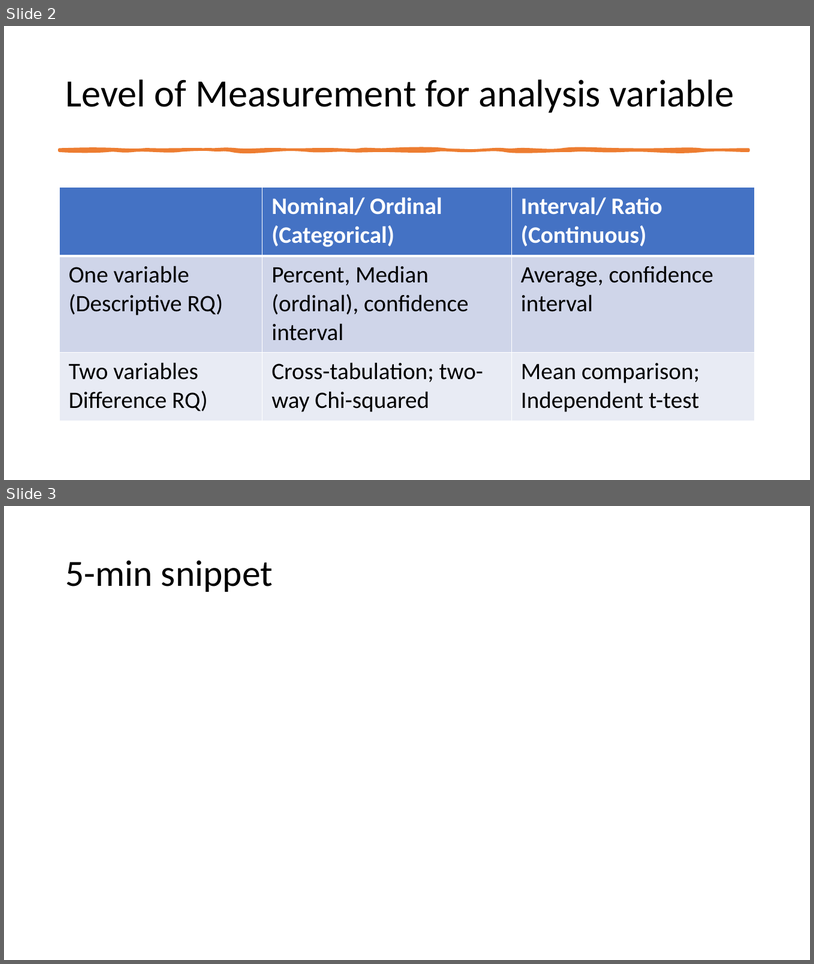
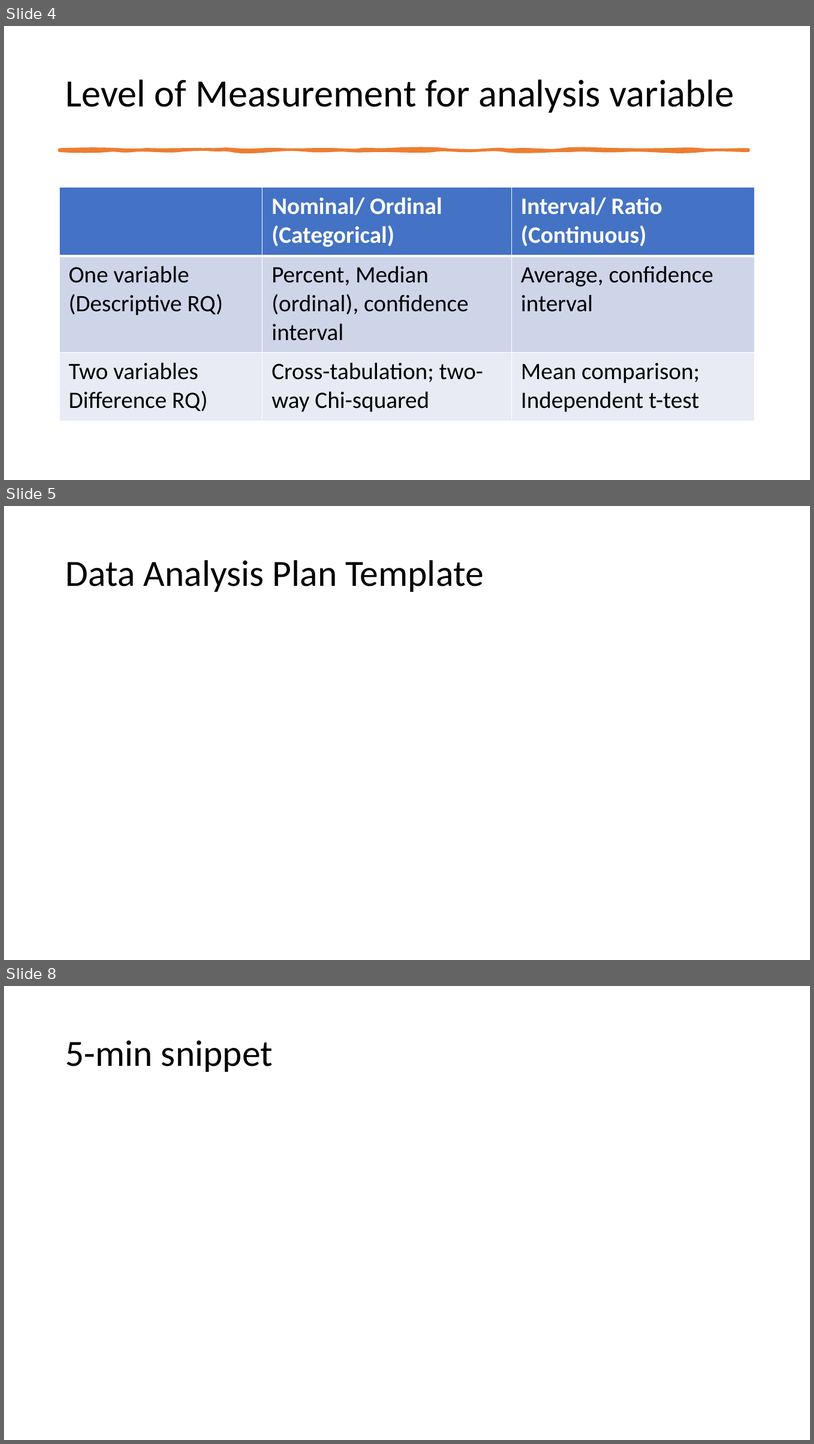
Before and after one commit to mikenguyen13/mar4050, a slide deck: lectures/9/2_Data Analysis Plan.pptx. Shown one above the other, each under a label of ours: slides 2 and 3 before the commit, slides 4, 5 and 8 after it; the slides between them are not shown. The pictures are 814x964 and 814x1444 pixels, drawn with LibreOffice and Linux fonts; fonts in the diff are those of the drawing. Boxes give left, top, right and bottom in pixels: in the first picture for what was removed or moved away, otherwise in the second. Text is boxed around its words. In the diff, an @@ line names an element or a change of style, - is before the commit and + after.

```diff
--- a/lectures/9/2_Data Analysis Plan.pptx
+++ b/lectures/9/2_Data Analysis Plan.pptx
@@ slide 5 added at <box>4,506,810,960</box>, background #FFFFFF @@
@@ title added at <box>65,560,483,592</box>, 44 pt, text #000000 @@
+Data Analysis Plan Template
@@ what was slide 2 is now slide 4 @@
@@ what was slide 3 is now slide 8 @@
```
Also in this commit, not shown: 4 other slides added, 6 other files.
